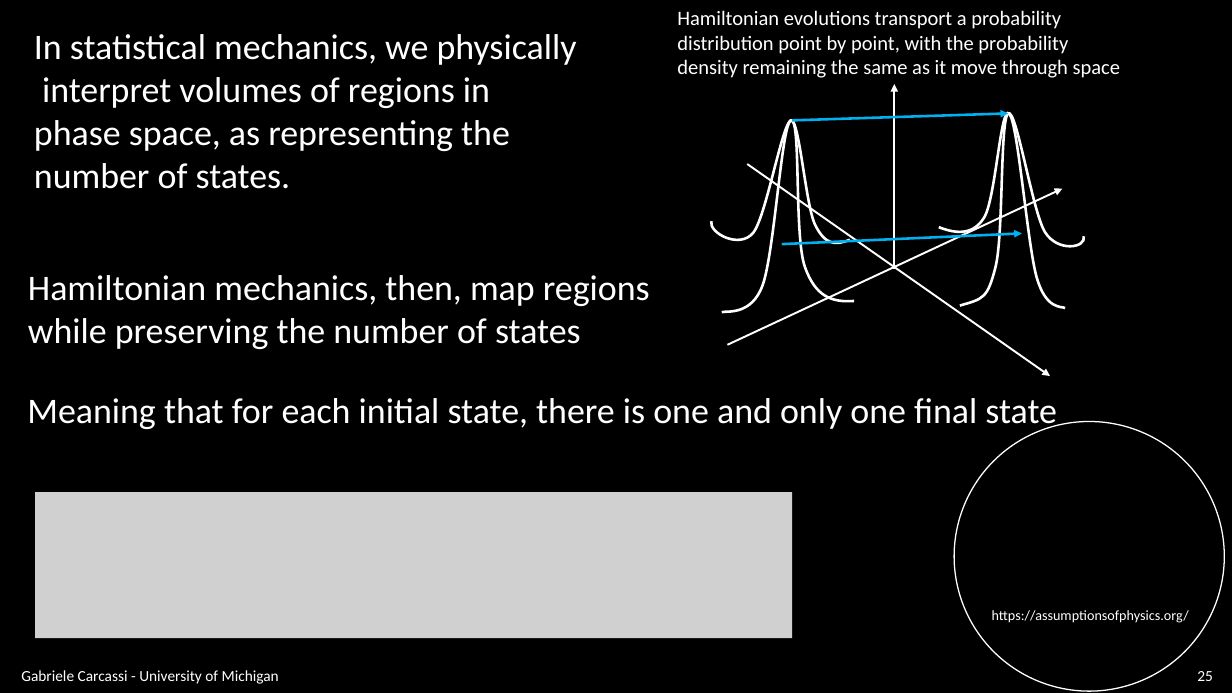
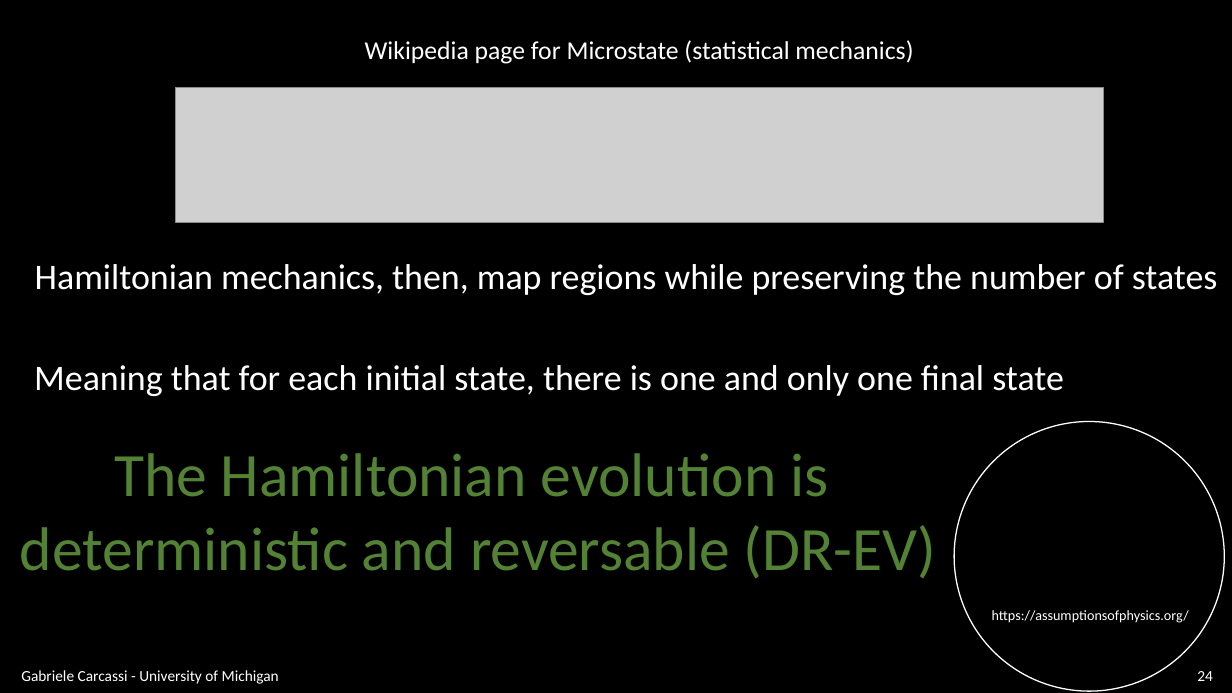
Before and after one commit to assumptionsofphysics/slides, a slide deck: slide 24 of BookCompanions-v2/RP-Class-3.pptx (slide 25 before the commit). Drawn at 1232x693 pixels with LibreOffice and Linux fonts; fonts in the diff are those of the drawing; grey boxes stand for pictures; background and template pictures are left out. Boxes give left, top, right and bottom in pixels: in the first picture for what was removed or moved away, otherwise in the second. Text is boxed around its words. In the diff, an @@ line names an element or a change of style, - is before the commit and + after.

```diff
--- a/BookCompanions-v2/RP-Class-3.pptx
+++ b/BookCompanions-v2/RP-Class-3.pptx
@@ text removed at (677, 10, 1120, 78) @@
-Hamiltonian evolutions transport a probability
-distribution point by point, with the probability
-density remaining the same as it move through space
@@ text removed at (34, 34, 577, 189) @@
-In statistical mechanics, we physically
-interpret volumes of regions in
-phase space, as representing the
-number of states.
@@ text added at (365, 40, 913, 64), 20 pt, text #FFFFFF @@
+Wikipedia page for Microstate (statistical mechanics)
@@ picture added at (176, 87, 1104, 222) @@
@@ group removed at (712, 84, 1084, 376): 5 arrows, 4 freeform shapes @@
@@ text at (35, 264, 1218, 295): text changed @@
-Hamiltonian mechanics, then, map regions
-while preserving the number of states
+Hamiltonian mechanics, then, map regions while preserving the number of states
@@ text "Meaning that for each initial ..." rewrapped from (27, 398, 1057, 433) to (34, 365, 1064, 396) @@
@@ text added at (20, 453, 936, 578), 48 pt, text #548235 @@
+The Hamiltonian evolution is
+deterministic and reversable (DR-EV)
@@ picture removed at (35, 493, 792, 639) @@
@@ page number at (1197, 671, 1213, 681): text changed @@
-25
+24
```
Also in this commit, not shown: 24 other slides changed, 2 slides added, 3 slides removed.
